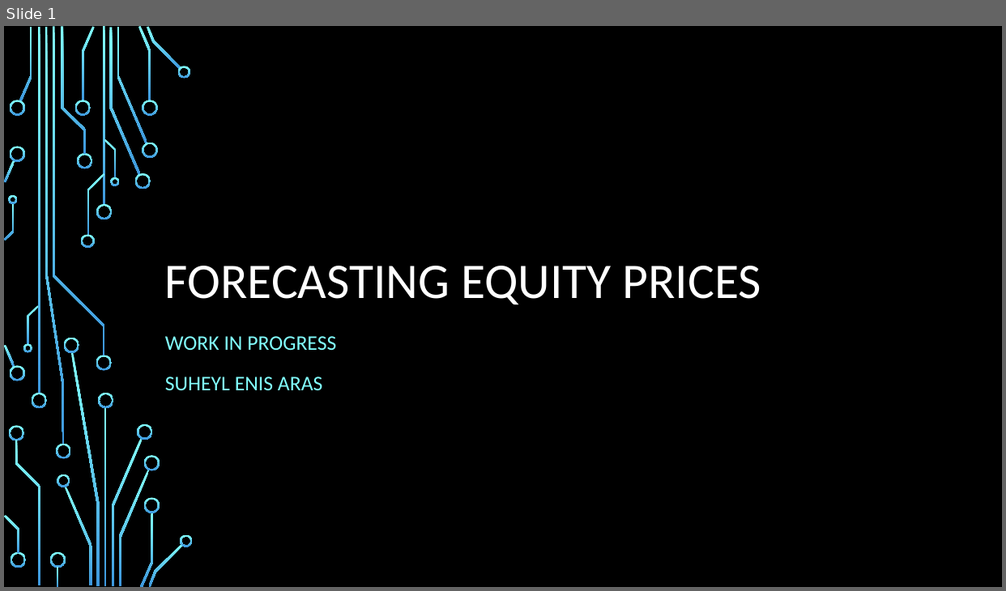
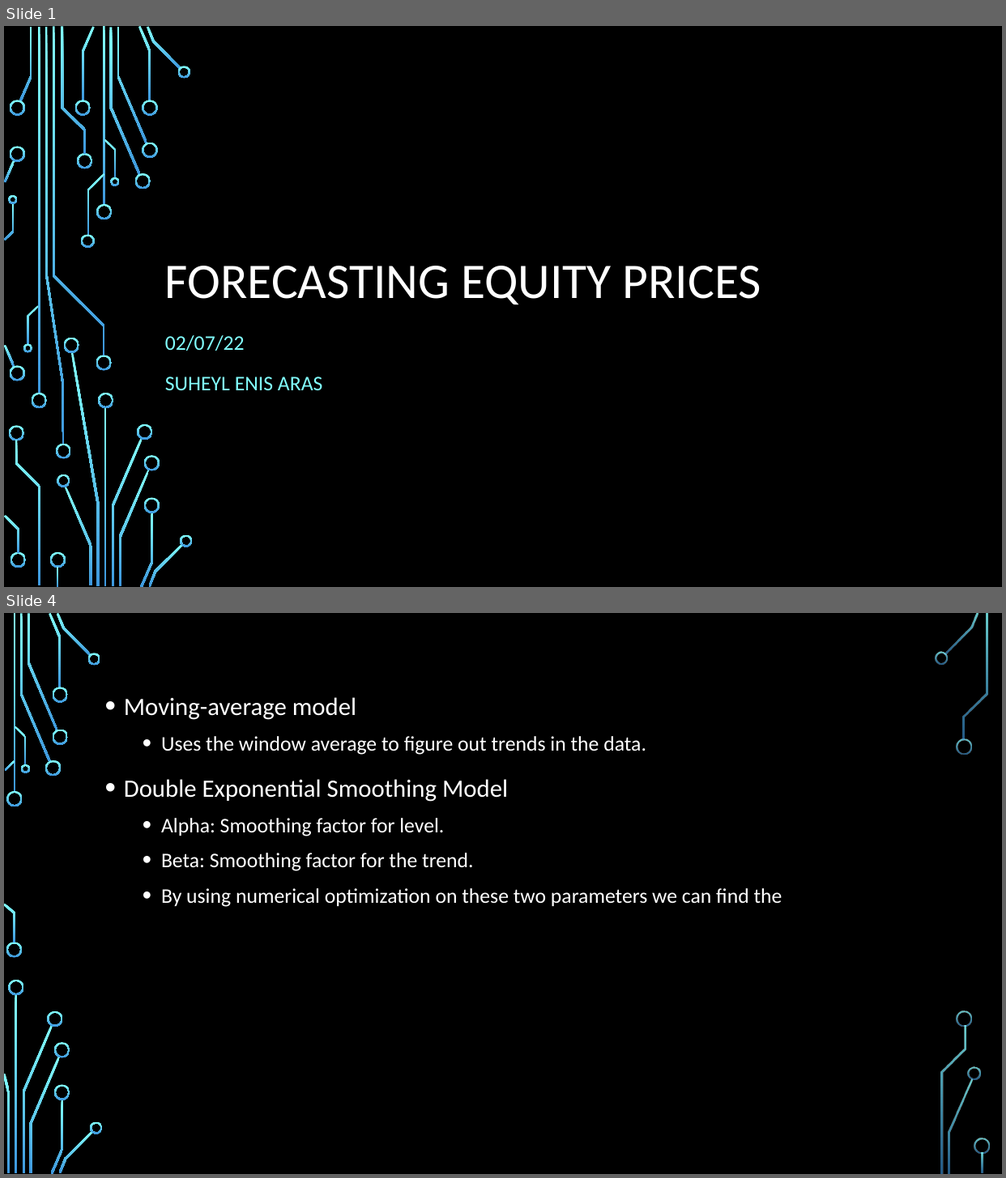
Before and after one commit to enisaras/RLOnEquities-Research, a slide deck: presentations/Week2_forecasting.pptx. Shown one above the other, each under a label of ours: slide 1 before the commit, slides 1 and 4 after it; the slides between them are not shown. The pictures are 1006x591 and 1006x1178 pixels, drawn with LibreOffice and Linux fonts; fonts in the diff are those of the drawing; background and template pictures are left out. Boxes give left, top, right and bottom in pixels: in the first picture for what was removed or moved away, otherwise in the second. Text is boxed around its words. In the diff, an @@ line names an element or a change of style, - is before the commit and + after.

```diff
--- a/presentations/Week2_forecasting.pptx
+++ b/presentations/Week2_forecasting.pptx
@@ slide 4 added at (x1=4, y1=613, x2=1002, y2=1174), background picture (left out) @@
@@ text added at (x1=124, y1=697, x2=782, y2=907), 20 pt, text #FFFFFF @@
+• Moving-average model
+  • Uses the window average to figure out trends in the data.
+• Double Exponential Smoothing Model
+  • Alpha: Smoothing factor for level.
+  • Beta: Smoothing factor for the trend.
+  • By using numerical optimization on these two parameters we can find the
@@ group added at (x1=4, y1=613, x2=990, y2=1174): 33 freeform shapes, 3 rectangles @@
@@ slide 1 changed as well @@
@@ subtitle at (x1=165, y1=335, x2=245, y2=351): text changed @@
-WORK IN PROGRESS
+02/07/22
```
Also in this commit, not shown: 10 other slides added, 8 other files.
